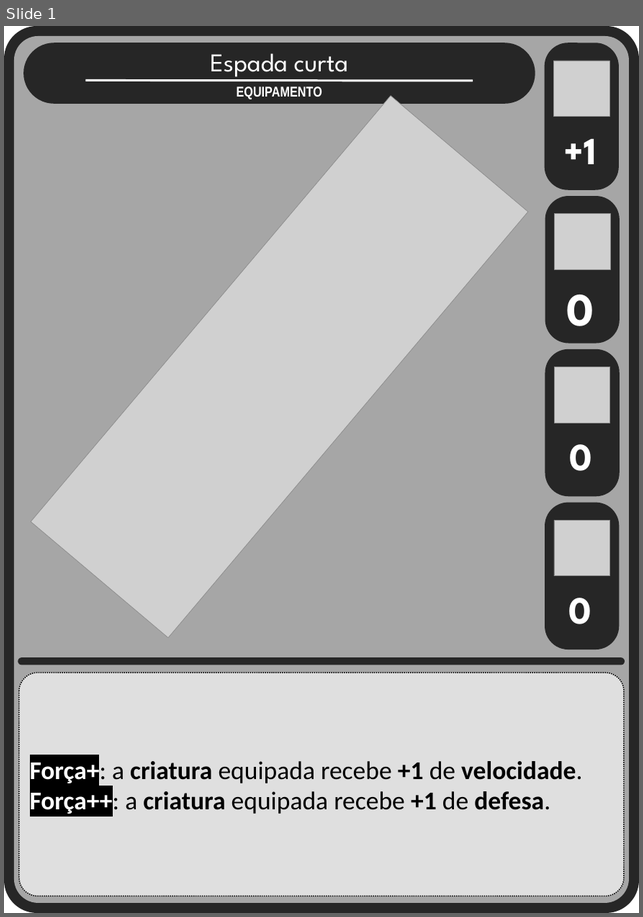
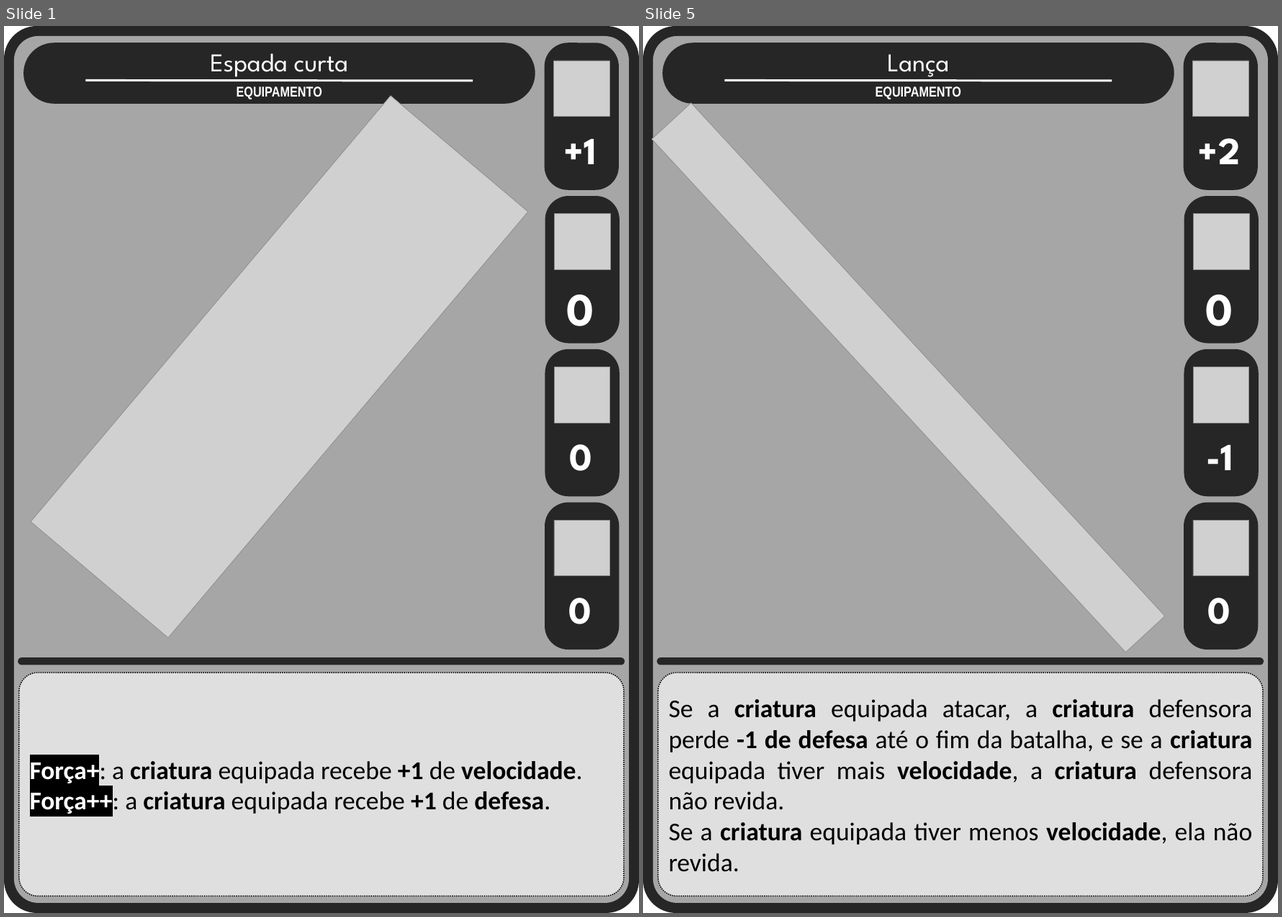
Before and after one commit to Aleyxom/Minimalist-Card-Game, a slide deck: slides tipos cartas/equipamentos.pptx. Shown side by side, each under a label of ours: slide 1 before the commit, slides 1 and 5 after it; the slides between them are not shown. The pictures are 643x917 and 1282x917 pixels, drawn with LibreOffice and Linux fonts; fonts in the diff are those of the drawing; grey boxes stand for pictures. Boxes give left, top, right and bottom in pixels: in the first picture for what was removed or moved away, otherwise in the second. Text is boxed around its words. In the diff, an @@ line names an element or a change of style, - is before the commit and + after.

Commit message:
alterando design de algumas cartas de equip.

```diff
--- a/slides tipos cartas/equipamentos.pptx
+++ b/slides tipos cartas/equipamentos.pptx
@@ slide 5 added at <box>643,26,1278,913</box>, background #FFFFFF @@
@@ group added at <box>643,26,1278,913</box>: 9 rounded rectangles, 6 texts, 5 pictures, 1 line @@
++2
+0
+-1
+0
+Se a criatura equipada atacar, a criatura defensora perde -1 de defesa até o fim da batalha, e se a criatura equipada tiver mais velocidade, a criatura defensora não revida.
+Se a criatura equipada tiver menos velocidade, ela não revida.
+Lança
+EQUIPAMENTO
```
Also in this commit, not shown: 5 other slides added, 3 other files.
